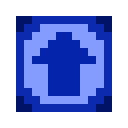
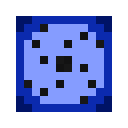
Two versions of the same layered image (128x128). Layer-by-layer changes:
hid "Capacity" over [24, 24, 104, 104]
added layer "Void" above "Structural" over [24, 24, 104, 104]
